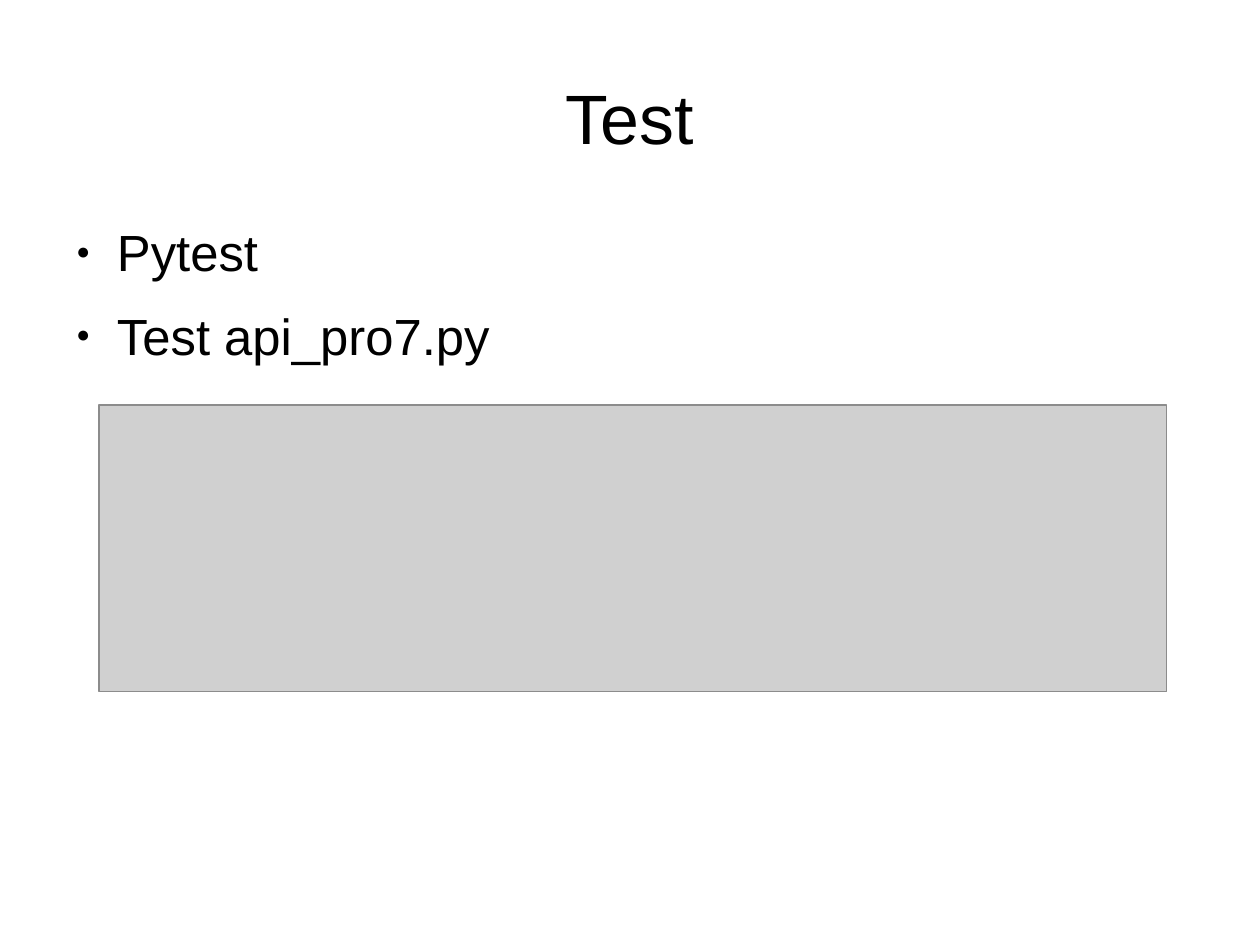
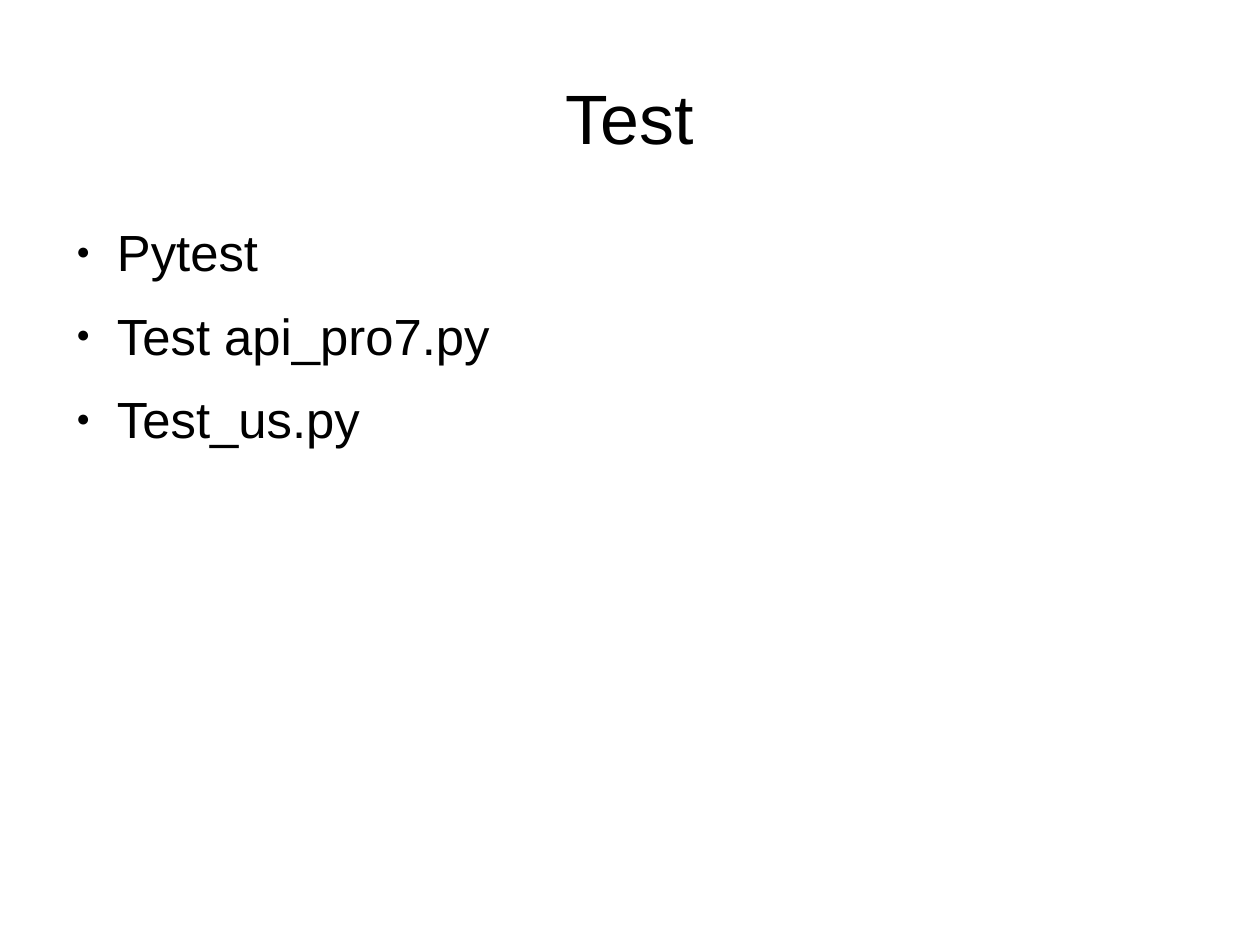
Before and after one commit to blingstand/probling, a slide deck: slide 9 of slide.odp (slide 6 before the commit). Drawn at 1260x945 pixels with LibreOffice and Linux fonts; fonts in the diff are those of the drawing; grey boxes stand for pictures; background and template pictures are left out. Boxes give left, top, right and bottom in pixels: in the first picture for what was removed or moved away, otherwise in the second. Text is boxed around its words. In the diff, an @@ line names an element or a change of style, - is before the commit and + after.

Commit message:
change in test_api to fix error

```diff
--- a/slide.odp
+++ b/slide.odp
@@ picture removed at [99, 405, 1167, 692] @@
@@ text at [117, 403, 360, 449]: paragraph added @@
+● Test_us.py
```
Also in this commit, not shown: 2 other slides changed, 3 slides added, 3 other files.
